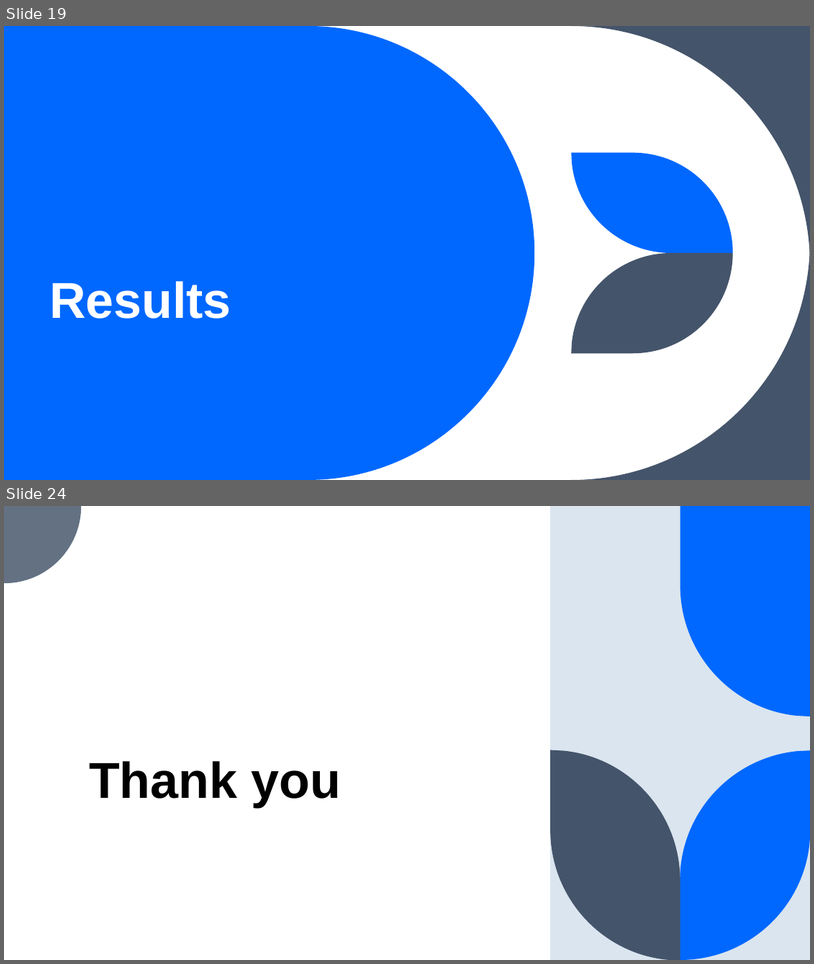
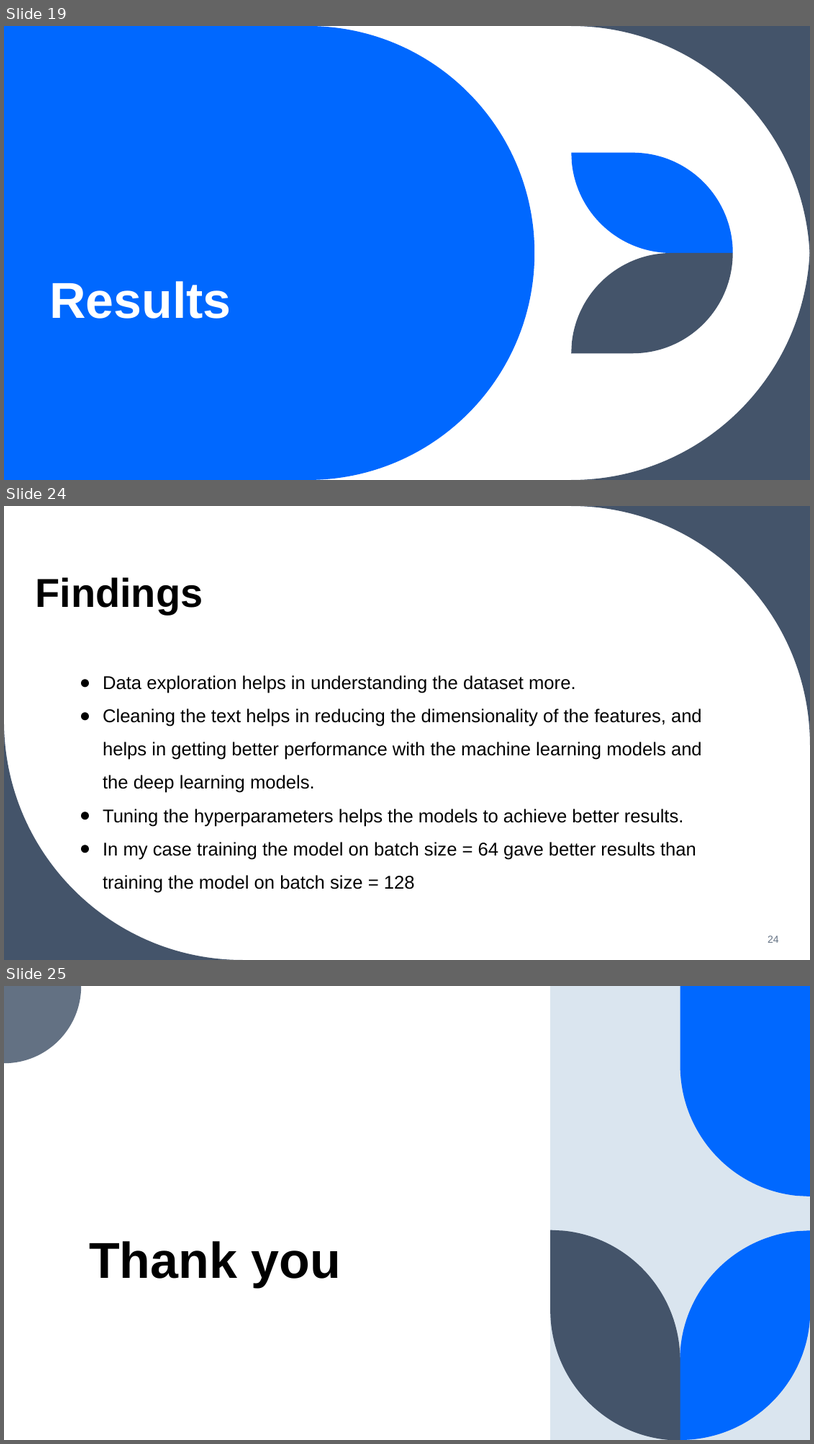
Before and after one commit to Fatmakaram97/Zep-task, a slide deck: Mental classes presentation.pptx. Shown one above the other, each under a label of ours: slides 19 and 24 before the commit, slides 19, 24 and 25 after it; the slides between them are not shown. The pictures are 814x964 and 814x1444 pixels, drawn with LibreOffice and Linux fonts; fonts in the diff are those of the drawing. Boxes give left, top, right and bottom in pixels: in the first picture for what was removed or moved away, otherwise in the second. Text is boxed around its words. In the diff, an @@ line names an element or a change of style, - is before the commit and + after.

```diff
--- a/Mental classes presentation.pptx
+++ b/Mental classes presentation.pptx
@@ slide 24 added at box(4, 506, 810, 960), background #FFFFFF; not listed: 1 template element that a slide beside it also shows @@
@@ title added at box(35, 577, 203, 614), 48 pt, text #000000, bold @@
+Findings
@@ text added at box(103, 675, 702, 893), 22 pt, text #000000 @@
+● Data exploration helps in understanding the dataset more.
+● Cleaning the text helps in reducing the dimensionality of the features, and helps in getting better performance with the machine learning models and the deep learning models.
+● Tuning the hyperparameters helps the models to achieve better results.
+● In my case training the model on batch size = 64 gave better results than training the model on batch size = 128
@@ freeform shape added at box(4, 721, 243, 960), fill #44546A @@
@@ page number added at box(768, 935, 779, 942), 12 pt, text #637183 @@
+24
@@ what was slide 24 is now slide 25 @@
```
Also in this commit, not shown: 6 slides changed, 16 other slides added, 16 slides removed, 2 other files.
